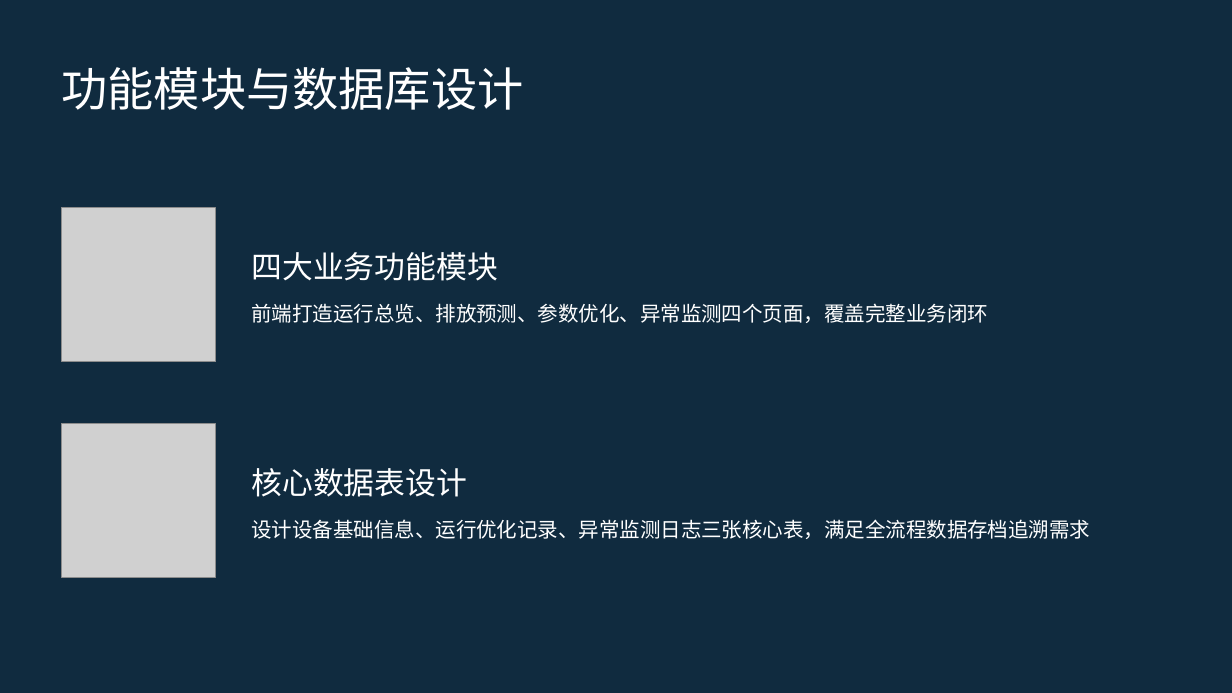
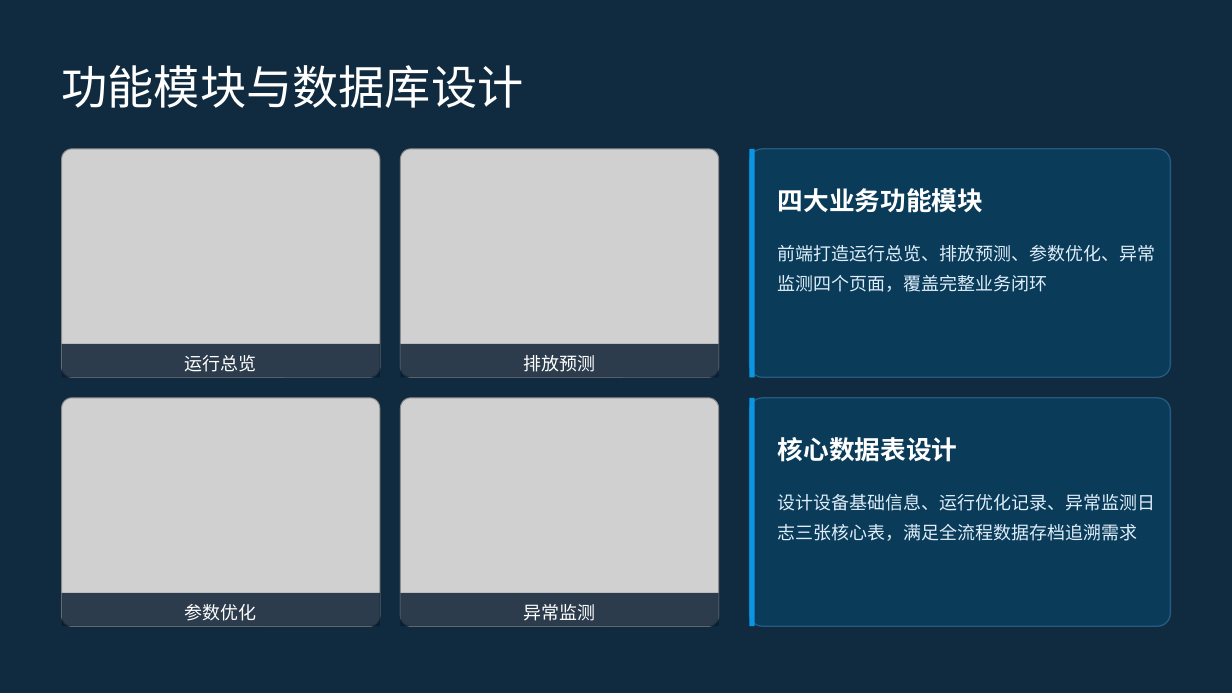
Before and after one commit to chunzhenmian/nmc14, a slide deck: slide 8 of 工业燃气轮机排放预测优化课程设计汇报.pptx. Drawn at 1232x693 pixels with LibreOffice and Linux fonts; fonts in the diff are those of the drawing; grey boxes stand for pictures; background and template pictures are left out. Boxes give left, top, right and bottom in pixels: in the first picture for what was removed or moved away, otherwise in the second. Text is boxed around its words. In the diff, an @@ line names an element or a change of style, - is before the commit and + after.

Commit message:
优化课程设计汇报PPT并修复结果雷达图渲染时序问题
- PPT: 将P7/P8/P11/P12的无关网络配图替换为系统真实界面截图；P7重绘B/S四层架构图，P8改为四页面宫格布局，统一圆角青边视觉风格
- 前端: 修复Prediction/Optimization结果返回后对比雷达图因容器尚未挂载而不渲染的问题（补充nextTick等待）
- 忽略PPT编辑临时工作目录 _ppt_work/

```diff
--- a/工业燃气轮机排放预测优化课程设计汇报.pptx
+++ b/工业燃气轮机排放预测优化课程设计汇报.pptx
@@ rectangle removed at bbox=[0, 0, 1232, 693] @@
@@ rounded rectangle added at bbox=[0, 0, 1232, 693], fill #102B3F at 94% opacity @@
@@ text "功能模块与数据库设计" at bbox=[62, 65, 524, 108]: line spacing 1.11 to 1.08 @@
@@ picture added at bbox=[62, 149, 380, 377] @@
@@ picture added at bbox=[400, 149, 718, 377] @@
@@ rounded rectangle added at bbox=[750, 149, 1171, 377], fill #064B73 at 50% opacity, outline #468CC8 1 pt @@
@@ rounded rectangle added at bbox=[750, 149, 755, 377], fill #0B95E5 @@
@@ text "四大业务功能模块" at bbox=[778, 188, 984, 213]: size 24 to 20 pt, font Karla to Noto Sans CJK SC, bold on; line spacing 1.11 to 1.25 @@
@@ text "四大业务功能模块": place and size @@
-text "四大业务功能模块" at bbox=[252, 252, 498, 281]
+text "四大业务功能模块" at bbox=[778, 188, 984, 213]
@@ picture removed at bbox=[62, 208, 216, 362] @@
@@ text "前端打造运行总览、排放预测、参数优化、异常监测四个页面，覆盖完整业务闭环" at bbox=[778, 245, 1156, 292]: size 16 to 14 pt, font Karla to Noto Sans CJK SC, text colour #FFFFFF to #DFEEFA; line spacing 1.25 to 1.42 @@
@@ text "前端打造运行总览、排放预测、参数优化、异常监测四个页面，覆盖完整业务闭环": place and size @@
-text "前端打造运行总览、排放预测、参数优化、异常监测四个页面，覆盖完整业务闭环" at bbox=[252, 303, 988, 323]
+text "前端打造运行总览、排放预测、参数优化、异常监测四个页面，覆盖完整业务闭环" at bbox=[778, 245, 1156, 292]
@@ rounded rectangle added at bbox=[62, 344, 380, 377], fill #081C30 at 82% opacity @@
@@ text added at bbox=[185, 355, 257, 372], 14 pt, text #FFFFFF @@
+运行总览
@@ rounded rectangle added at bbox=[400, 344, 718, 377], fill #081C30 at 82% opacity @@
@@ text added at bbox=[524, 355, 596, 372], 14 pt, text #FFFFFF @@
+排放预测
@@ picture added at bbox=[62, 398, 380, 627] @@
@@ picture added at bbox=[400, 398, 718, 627] @@
@@ rounded rectangle added at bbox=[750, 398, 1171, 627], fill #064B73 at 50% opacity, outline #468CC8 1 pt @@
@@ rounded rectangle added at bbox=[750, 398, 755, 627], fill #0B95E5 @@
@@ picture removed at bbox=[62, 423, 216, 578] @@
@@ text "核心数据表设计": place and size @@
-text "核心数据表设计" at bbox=[252, 468, 468, 497]
+text "核心数据表设计" at bbox=[778, 437, 958, 462]
@@ text "核心数据表设计" at bbox=[778, 437, 958, 462]: size 24 to 20 pt, font Karla to Noto Sans CJK SC, bold on; line spacing 1.11 to 1.25 @@
@@ text "设计设备基础信息、运行优化记录、异常监测日志三张核心表，满足全流程数据存档追溯需求": place and size @@
-text "设计设备基础信息、运行优化记录、异常监测日志三张核心表，满足全流程数据存档追溯需求" at bbox=[252, 519, 1091, 539]
+text "设计设备基础信息、运行优化记录、异常监测日志三张核心表，满足全流程数据存档追溯需求" at bbox=[778, 494, 1156, 541]
@@ text "设计设备基础信息、运行优化记录、异常监测日志三张核心表，满足全流程数据存档追溯需求" at bbox=[778, 494, 1156, 541]: size 16 to 14 pt, font Karla to Noto Sans CJK SC, text colour #FFFFFF to #DFEEFA; line spacing 1.25 to 1.42 @@
@@ rounded rectangle added at bbox=[62, 593, 380, 627], fill #081C30 at 82% opacity @@
@@ rounded rectangle added at bbox=[400, 593, 718, 627], fill #081C30 at 82% opacity @@
@@ text added at bbox=[185, 604, 257, 621], 14 pt, text #FFFFFF @@
+参数优化
@@ text added at bbox=[524, 604, 596, 621], 14 pt, text #FFFFFF @@
+异常监测
```
Also in this commit, not shown: 19 other slides changed, 3 other files.
